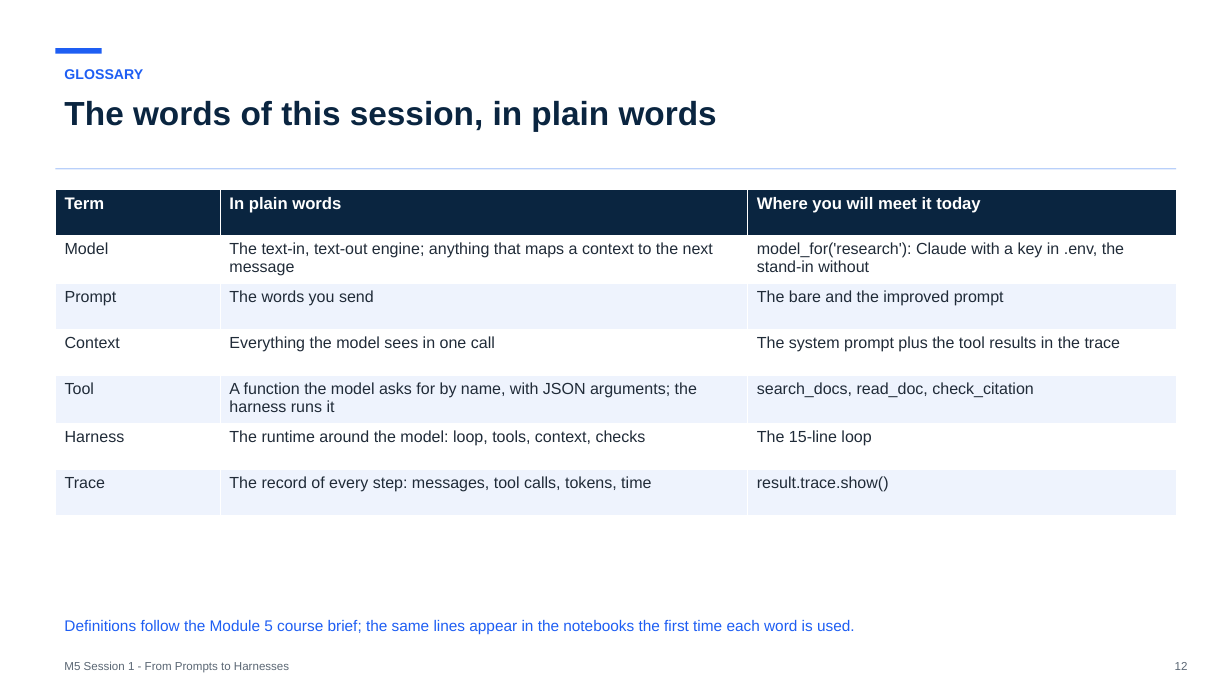
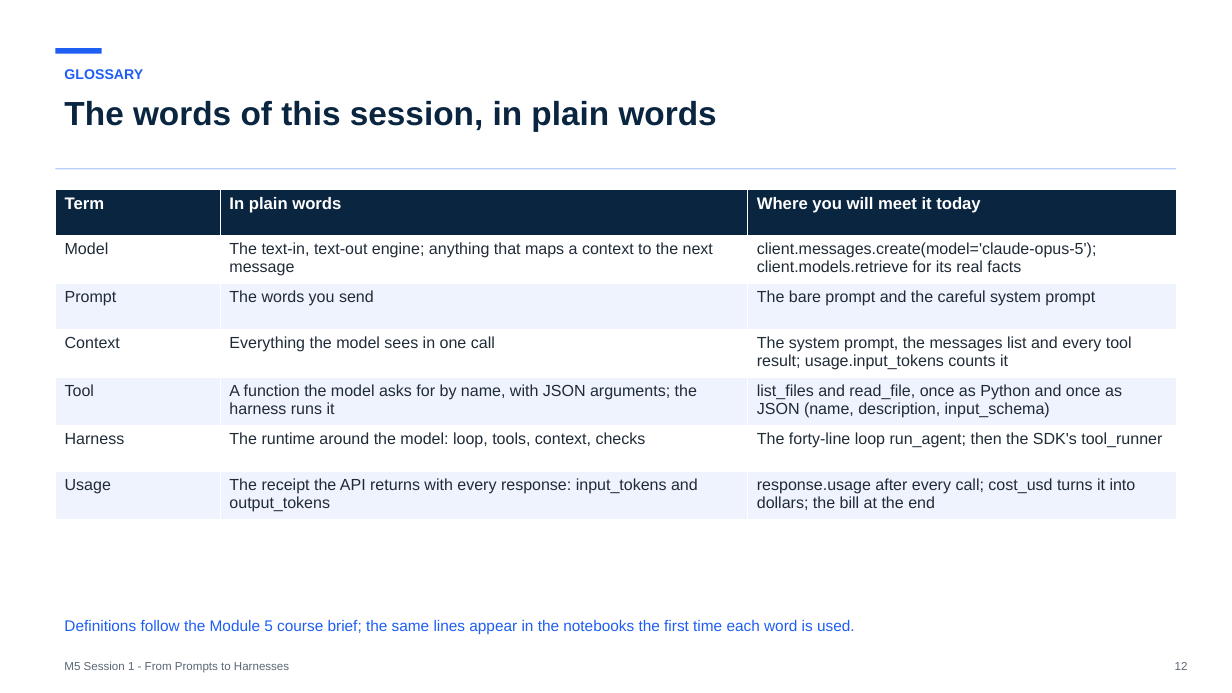
Before and after one commit to maglionejm/fontys-tech-exercises, a slide deck: slide 12 of presentations/m5-session-1-from-prompts-to-harnesses.pptx. Drawn at 1232x693 pixels with LibreOffice and Linux fonts; fonts in the diff are those of the drawing. Boxes give left, top, right and bottom in pixels: in the first picture for what was removed or moved away, otherwise in the second. Text is boxed around its words. In the diff, an @@ line names an element or a change of style, - is before the commit and + after.

```diff
--- a/presentations/m5-session-1-from-prompts-to-harnesses.pptx
+++ b/presentations/m5-session-1-from-prompts-to-harnesses.pptx
@@ table at bbox=[55, 189, 1177, 516] @@
-row 2, column 3: model_for('research'): Claude with a key in .env, the stand-in without
+row 2, column 3: client.messages.create(model='claude-opus-5'); client.models.retrieve for its real facts
-row 3, column 3: The bare and the improved prompt
+row 3, column 3: The bare prompt and the careful system prompt
-row 4, column 3: The system prompt plus the tool results in the trace
+row 4, column 3: The system prompt, the messages list and every tool result; usage.input_tokens counts it
-row 5, column 3: search_docs, read_doc, check_citation
+row 5, column 3: list_files and read_file, once as Python and once as JSON (name, description, input_schema)
-row 6, column 3: The 15-line loop
+row 6, column 3: The forty-line loop run_agent; then the SDK's tool_runner
-row 7: Trace | The record of every step: messages, tool calls, tokens, time | result.trace.show()
+row 7: Usage | The receipt the API returns with every response: input_tokens and output_tokens | response.usage after every call; cost_usd turns it into dollars; the bill at the end
```
Also in this commit, not shown: 8 other slides changed, 3 slides added, 1 slide removed, 1 other file.
